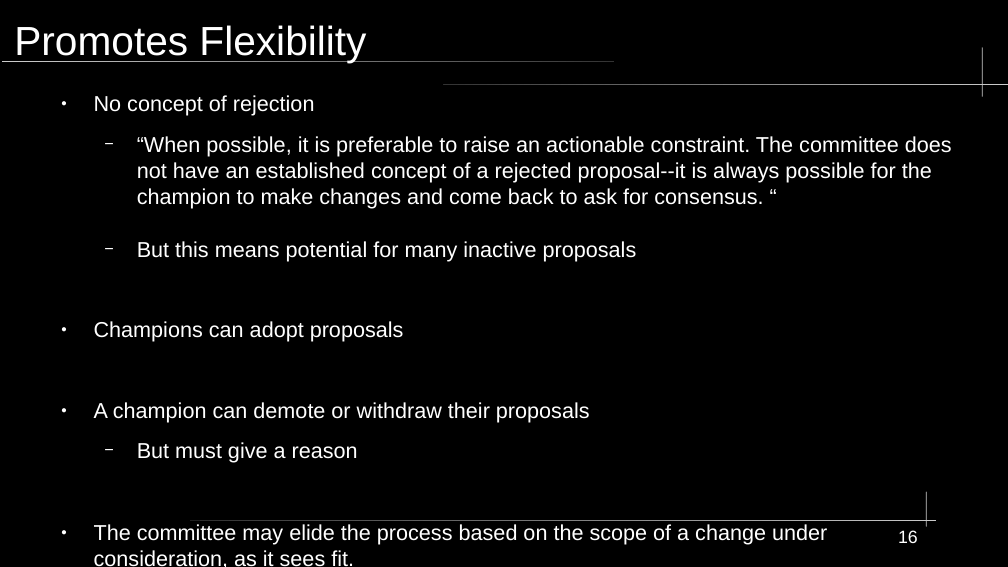
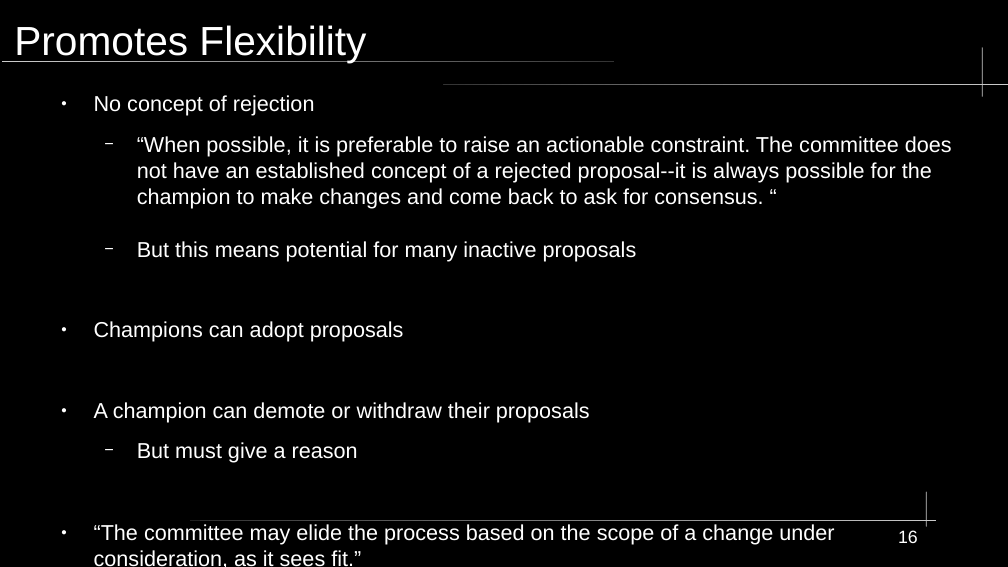
Before and after one commit to KWaloen/tc39_proposals_project, a slide deck: slide 16 of Data Analysis/Presentation/TC39 Process Documents.odp. Drawn at 1008x567 pixels with LibreOffice and Linux fonts; fonts in the diff are those of the drawing. Boxes give left, top, right and bottom in pixels: in the first picture for what was removed or moved away, otherwise in the second. Text is boxed around its words. In the diff, an @@ line names an element or a change of style, - is before the commit and + after.

Commit message:
update presentation

```diff
--- a/Data Analysis/Presentation/TC39 Process Documents.odp
+++ b/Data Analysis/Presentation/TC39 Process Documents.odp
@@ text at box(94, 524, 834, 567): text changed @@
-● The committee may elide the process based on the scope of a change under consideration, as it sees fit.
+● “The committee may elide the process based on the scope of a change under consideration, as it sees fit.”
```
Also in this commit, not shown: 6 other slides changed.
